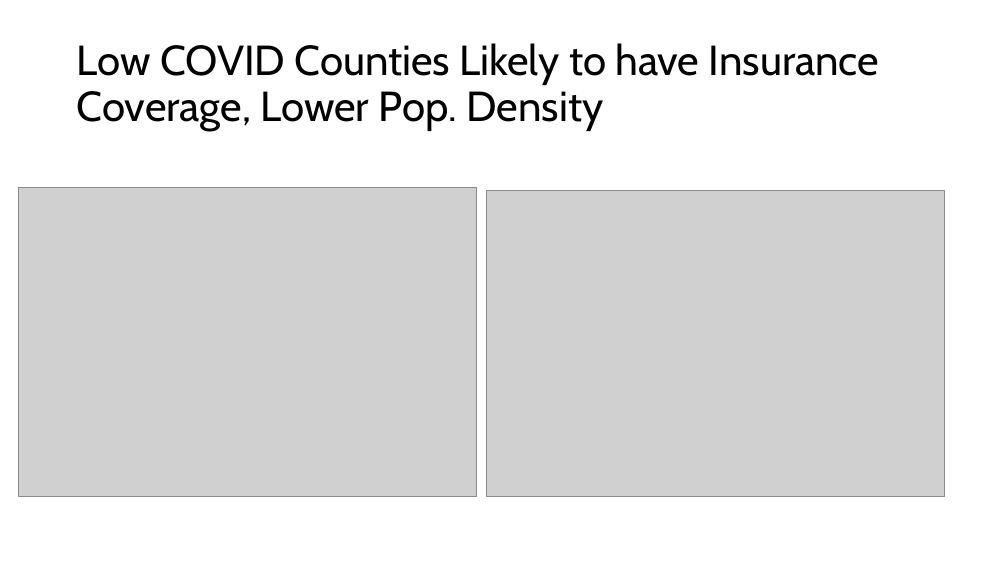
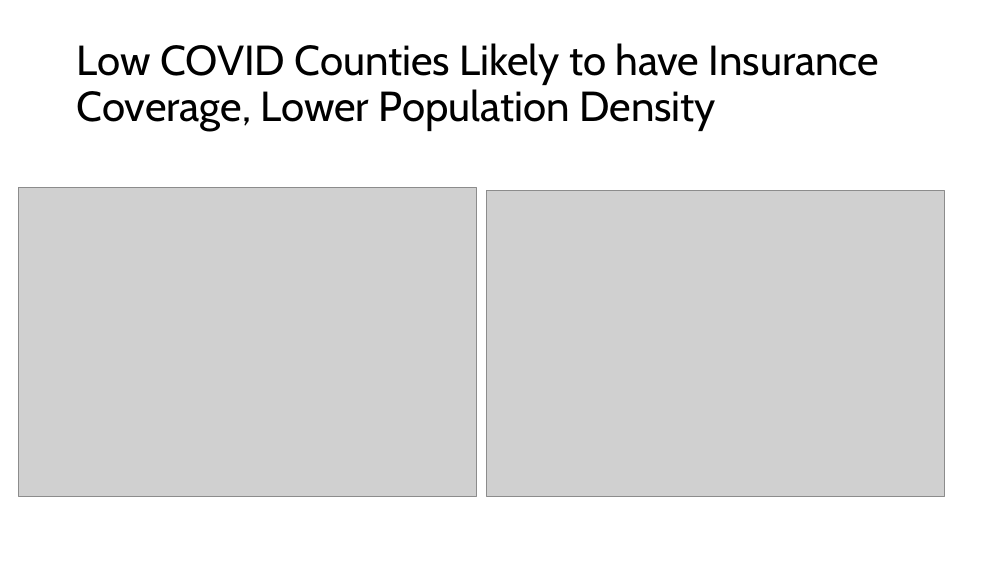
Before and after one commit to cxclark/covid19-analysis, a slide deck: slide 8 of 2020_10_30_covid_usa_analysis.pptx. Drawn at 1008x567 pixels with LibreOffice and Linux fonts; fonts in the diff are those of the drawing; grey boxes stand for pictures. Boxes give left, top, right and bottom in pixels: in the first picture for what was removed or moved away, otherwise in the second. Text is boxed around its words. In the diff, an @@ line names an element or a change of style, - is before the commit and + after.

```diff
--- a/2020_10_30_covid_usa_analysis.pptx
+++ b/2020_10_30_covid_usa_analysis.pptx
@@ title at (77,43,879,131): text changed @@
-Low COVID Counties Likely to have Insurance Coverage, Lower Pop. Density
+Low COVID Counties Likely to have Insurance Coverage, Lower Population Density
```
Also in this commit, not shown: 3 other slides changed, 1 other file.
